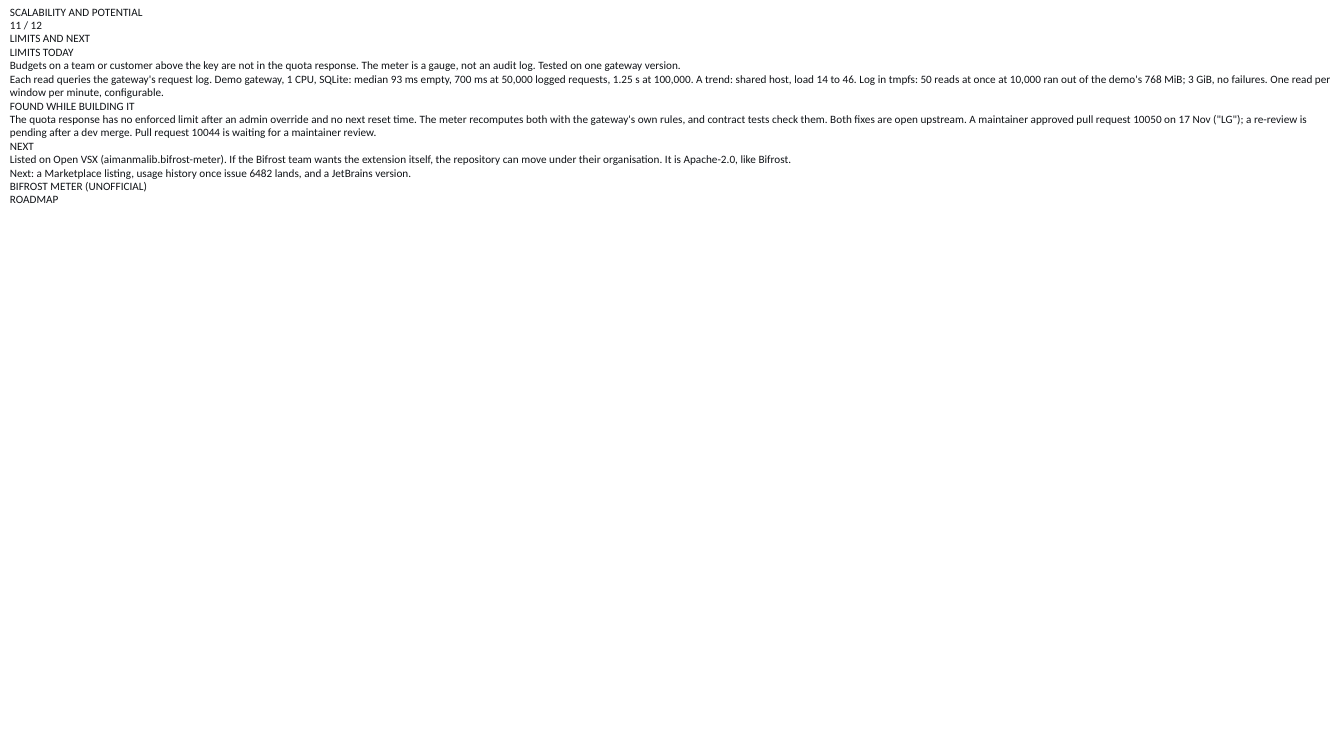
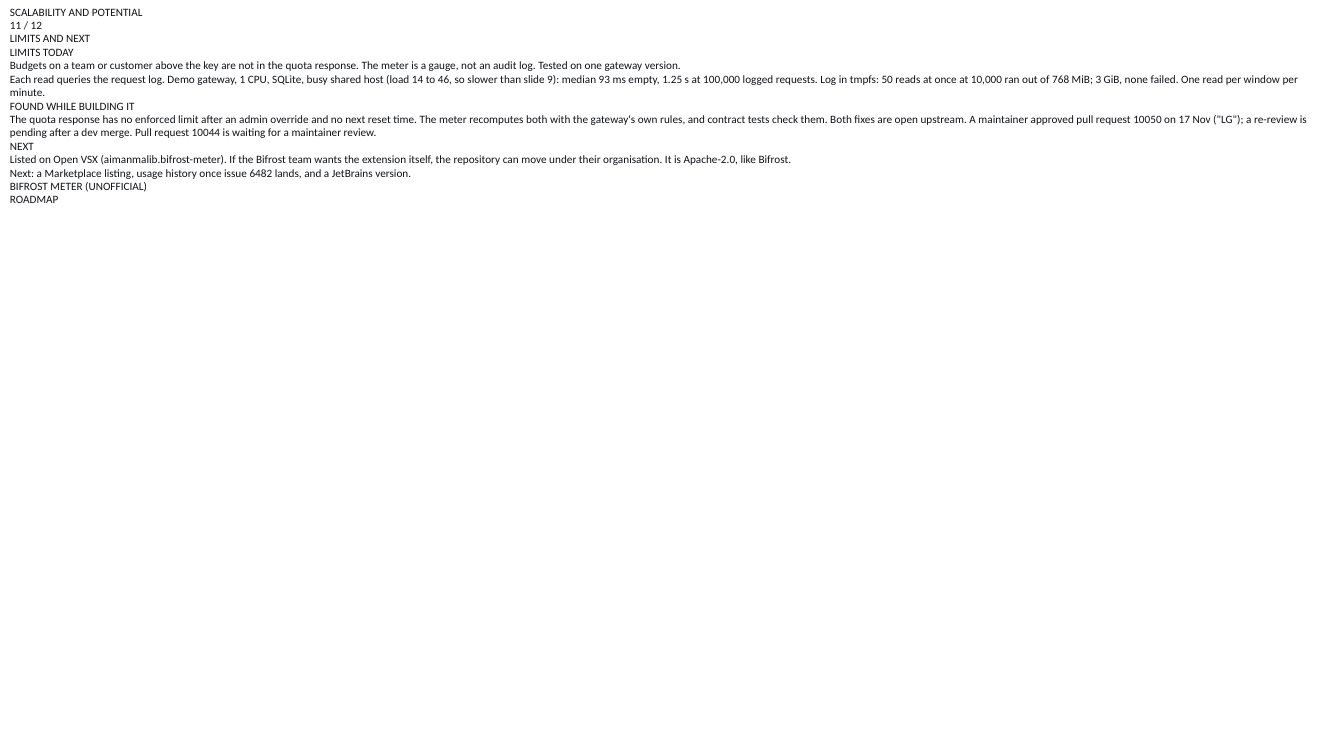
Before and after one commit to aimanmalib/bifrost-meter, a slide deck: slide 11 of deck/bifrost-meter.pptx. Drawn at 1344x756 pixels with LibreOffice and Linux fonts; fonts in the diff are those of the drawing; background and template pictures are left out. Boxes give left, top, right and bottom in pixels: in the first picture for what was removed or moved away, otherwise in the second. Text is boxed around its words. In the diff, an @@ line names an element or a change of style, - is before the commit and + after.

```diff
--- a/deck/bifrost-meter.pptx
+++ b/deck/bifrost-meter.pptx
@@ text at (x1=10, y1=75, x2=1298, y2=96): text changed @@
-Each read queries the gateway's request log. Demo gateway, 1 CPU, SQLite: median 93 ms empty, 700 ms at 50,000 logged requests, 1.25 s at 100,000. A trend: shared host, load 14 to 46. Log in tmpfs: 50 reads at once at 10,000 ran out of the demo's 768 MiB; 3 GiB, no failures. One read per window per minute, configurable.
+Each read queries the request log. Demo gateway, 1 CPU, SQLite, busy shared host (load 14 to 46, so slower than slide 9): median 93 ms empty, 1.25 s at 100,000 logged requests. Log in tmpfs: 50 reads at once at 10,000 ran out of 768 MiB; 3 GiB, none failed. One read per window per minute.
```
Also in this commit, not shown: 2 other files.
